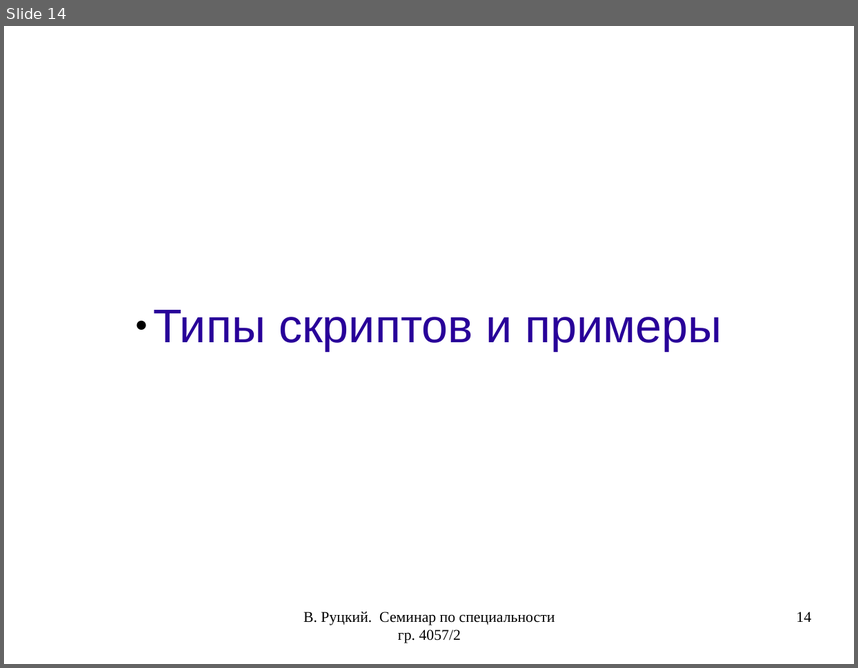
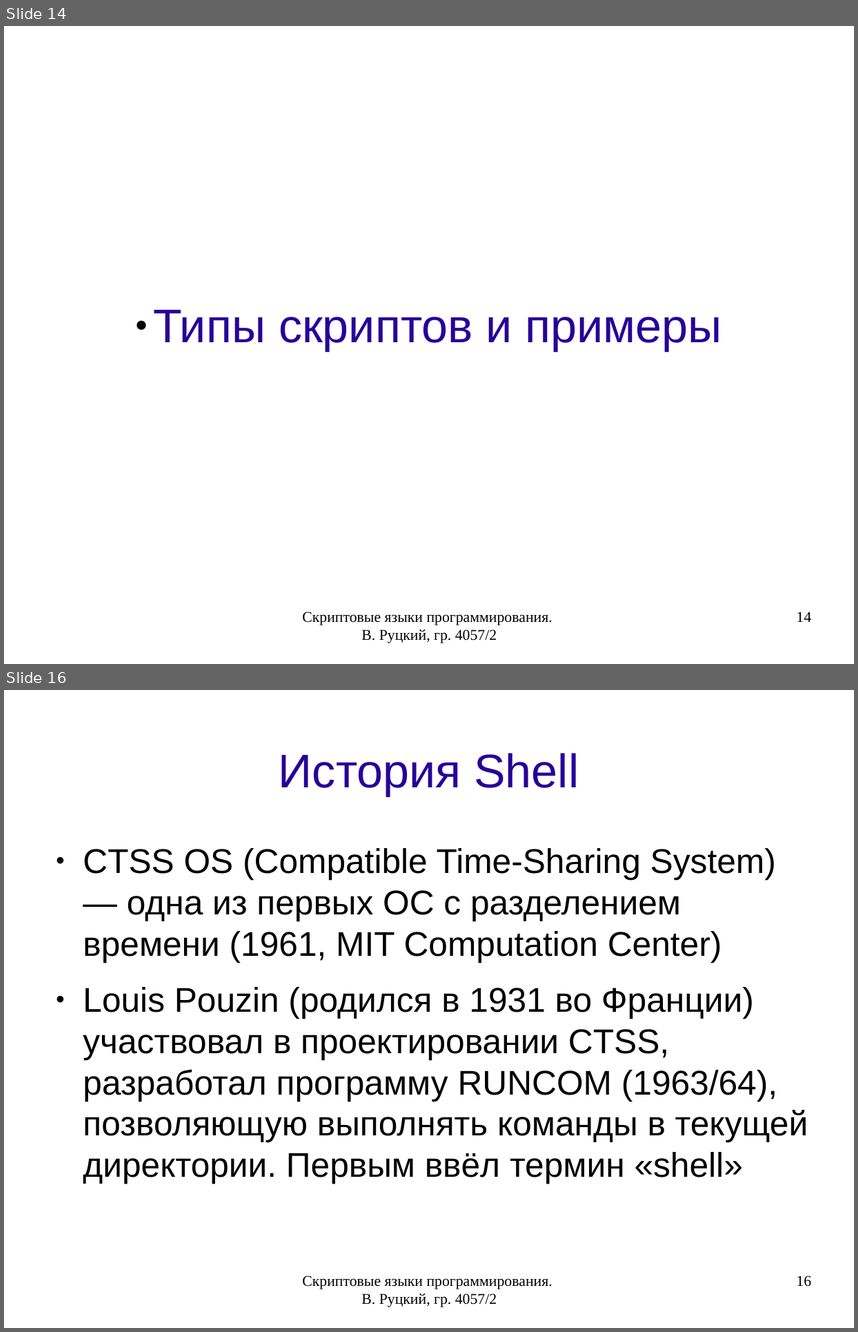
Before and after one commit to rutsky/semester07, a slide deck: Operation_systems/scripting_languages/40572_Rutsky_Scripting_languages.odp. Shown one above the other, each under a label of ours: slide 14 before the commit, slides 14 and 16 after it; the slides between them are not shown. The pictures are 858x668 and 858x1332 pixels, drawn with LibreOffice and Linux fonts; fonts in the diff are those of the drawing. Boxes give left, top, right and bottom in pixels: in the first picture for what was removed or moved away, otherwise in the second. Text is boxed around its words. In the diff, an @@ line names an element or a change of style, - is before the commit and + after.

```diff
--- a/Operation_systems/scripting_languages/40572_Rutsky_Scripting_languages.odp
+++ b/Operation_systems/scripting_languages/40572_Rutsky_Scripting_languages.odp
@@ slide 16 added at [4,690,854,1328], background #FFFFFF @@
@@ title added at [279,753,579,796], 44 pt, text #280099 @@
+История Shell
@@ text added at [83,848,809,1183], 32 pt, text #000000 @@
+● CTSS OS (Compatible Time-Sharing System) — одна из первых ОС с разделением времени (1961, MIT Computation Center)
+● Louis Pouzin (родился в 1931 во Франции) участвовал в проектировании CTSS, разработал программу RUNCOM (1963/64), позволяющую выполнять команды в текущей директории. Первым ввёл термин «shell»
@@ text added at [302,1275,553,1307], 14 pt, text #000000 @@
+Скриптовые языки программирования. В. Руцкий, гр. 4057/2
@@ page number added at [796,1275,811,1286], 14 pt, text #000000 @@
+16
@@ slide 14 changed as well @@
@@ text at [302,611,553,643]: text changed @@
-В. Руцкий. Семинар по специальности гр. 4057/2
+Скриптовые языки программирования. В. Руцкий, гр. 4057/2
```
Also in this commit, not shown: 16 other slides changed, 12 other slides added, 1 slide removed, 5 other files.
